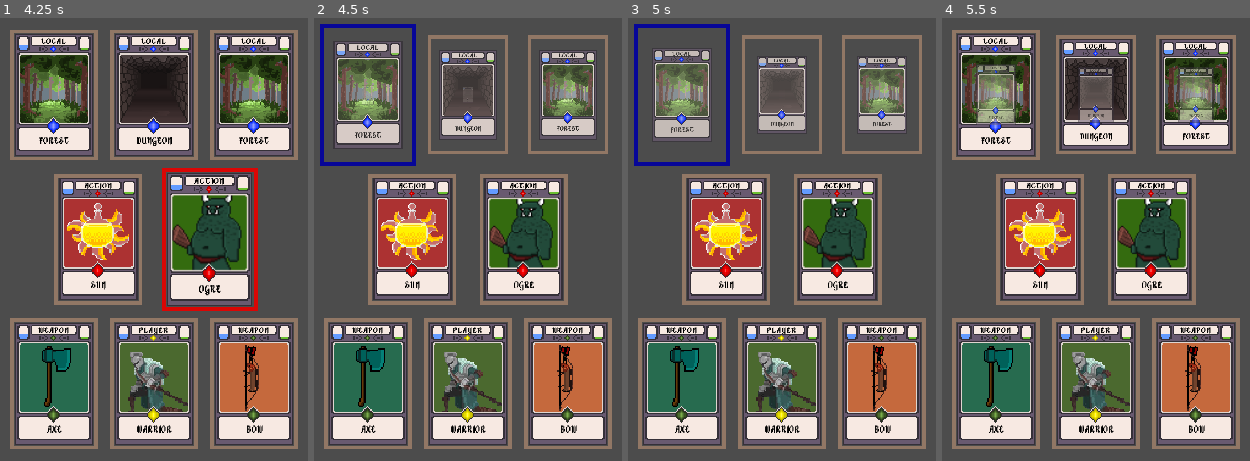
Above: before the commit, frames 1-4 (left to right).
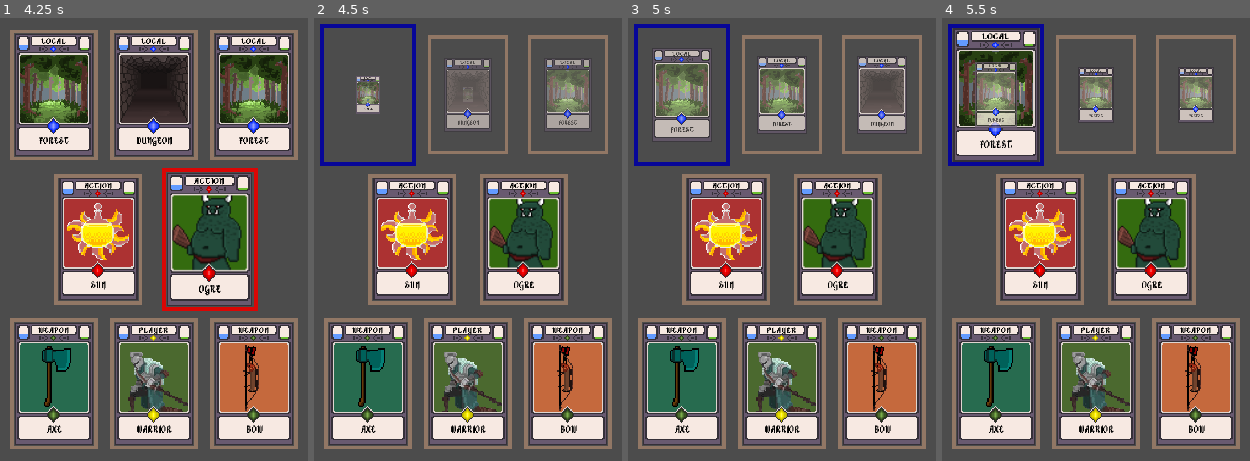
Above: after the commit, the same moments.

Repository: kdds22/Crawler-Card-RPG
Game: Godot game, scene res://scenes/MainCore.tscn
Same seed, same stepped clock (60 frames per second), same inputs: the game is played once before the commit and once after it.
Inputs (mouse positions are in pixels of both pictures, inside the frame that each line leads up to):
- Up to frame 1 (4.25 s): move the mouse to (154, 381) at 0.52 s; press the mouse at (154, 381) at 0.53 s; tap Enter at 1.25, 2.75 s; move the mouse to (55, 381) at 1.27 s; release the mouse at (55, 381) at 1.28 s; click (55, 381) at 1.35 s; tap Space at 2, 3.5 s; move the mouse to (252, 381) at 2.02 s; press the mouse at (252, 381) at 2.03 s; move the mouse to (98, 239) at 2.77 s; release the mouse at (98, 239) at 2.78 s; click (98, 239) at 2.85 s; move the mouse to (209, 239) at 3.52 s; press the mouse at (209, 239) at 3.53 s
- Up to frame 2 (4.5 s): tap Enter at 4.25 s; move the mouse to (369, 93) at 4.27 s; release the mouse at (369, 93) at 4.28 s; click (369, 93) at 4.35 s
- Up to frame 3 (5 s): no input
- Up to frame 4 (5.5 s): move the mouse to (997, 93) at 5.02 s; press the mouse at (997, 93) at 5.03 s

Frame 1 is identical in both runs. In frame 2, 9.6% of the frame differs, in the area x 6-92%, y 5-30%; in frame 3, 2.2%; in frame 4, 17%, in the area x 1-95%, y 1-34%.

Commit message:
Progresso na escolha da Carta-Local /3 - Correcao de Bugs - Otimizacao de Codigo ao remover uma carta do tabuleiro - Carta-Local agora possui Animacoes de Fade IN/OUT

Diff:
--- a/scenes/CardBase.tscn
+++ b/scenes/CardBase.tscn
@@ -31,7 +31,7 @@
 "times": PoolRealArray( 0, 0.7 ),
 "transitions": PoolRealArray( 1, 1 ),
 "update": 0,
-"values": [ Vector2( 1, 1 ), Vector2( 1e-005, 1e-005 ) ]
+"values": [ Vector2( 1e-005, 1e-005 ), Vector2( 1.5, 1.5 ) ]
 }
 tracks/1/type = "value"
 tracks/1/path = NodePath(".:modulate")
@@ -40,7 +40,7 @@
 tracks/1/imported = false
 tracks/1/enabled = true
 tracks/1/keys = {
-"times": PoolRealArray( 0, 0.7 ),
+"times": PoolRealArray( 0, 0.5 ),
 "transitions": PoolRealArray( 1, 1 ),
 "update": 0,
 "values": [ Color( 1, 1, 1, 1 ), Color( 1, 1, 1, 0 ) ]
@@ -60,6 +60,48 @@
 } ]
 }
 
+[sub_resource type="Animation" id=6]
+resource_name = "out_2"
+length = 0.5
+tracks/0/type = "value"
+tracks/0/path = NodePath(".:scale")
+tracks/0/interp = 1
+tracks/0/loop_wrap = true
+tracks/0/imported = false
+tracks/0/enabled = true
+tracks/0/keys = {
+"times": PoolRealArray( 0, 0.4 ),
+"transitions": PoolRealArray( 1, 1 ),
+"update": 0,
+"values": [ Vector2( 1, 1 ), Vector2( 1e-005, 1e-005 ) ]
+}
+tracks/1/type = "value"
+tracks/1/path = NodePath(".:modulate")
+tracks/1/interp = 1
+tracks/1/loop_wrap = true
+tracks/1/imported = false
+tracks/1/enabled = true
+tracks/1/keys = {
+"times": PoolRealArray( 0, 0.3 ),
+"transitions": PoolRealArray( 1, 1 ),
+"update": 0,
+"values": [ Color( 1, 1, 1, 1 ), Color( 1, 1, 1, 0 ) ]
+}
+tracks/2/type = "method"
+tracks/2/path = NodePath(".")
+tracks/2/interp = 1
+tracks/2/loop_wrap = true
+tracks/2/imported = false
+tracks/2/enabled = true
+tracks/2/keys = {
+"times": PoolRealArray( 0.5 ),
+"transitions": PoolRealArray( 1 ),
+"values": [ {
+"args": [  ],
+"method": "queue_free"
+} ]
+}
+
 [sub_resource type="Animation" id=5]
 resource_name = "start"
 tracks/0/type = "value"
@@ -88,7 +130,6 @@
 }
 
 [node name="CardBase" type="RigidBody2D"]
-modulate = Color( 1, 1, 1, 0 )
 scale = Vector2( 1e-005, 1e-005 )
 input_pickable = true
 mode = 1
@@ -190,6 +231,7 @@
 [node name="Anim" type="AnimationPlayer" parent="."]
 autoplay = "start"
 anims/out = SubResource( 4 )
+anims/out_2 = SubResource( 6 )
 anims/start = SubResource( 5 )
 [connection signal="mouse_entered" from="." to="." method="_on_CardBase_mouse_entered"]
 [connection signal="mouse_exited" from="." to="." method="_on_CardBase_mouse_exited"]
--- a/scripts/CardBase.gd
+++ b/scripts/CardBase.gd
@@ -20,13 +20,6 @@
 # =====================================================
 # Fim da Propriedade das Cartas
 # =====================================================
-
-
-func call_anim():
-	$Anim.play("out")
-	yield($Anim, "animation_finished")
-	queue_free()
-	pass
 
 
 var focused = false # usado pra indicar uma carta
@@ -92,8 +85,8 @@
 func _input(event):
 	if event.is_action_pressed("click"):
 		if focused and event is InputEventMouseButton:
-			print()
-			print("Tipo: " + card_type + " - Nome: " + card_name + " - Grupos: " , self.get_groups())
+#			print("______________ Input CARD _______________")
+#			print("Tipo: " + card_type + " - Nome: " + card_name + " - Grupos: " , self.get_groups())
 			if card_type == "Local":
 				get_node("../../..").card_clicked(self) # MainCore.gd
 #			print(event)
@@ -105,7 +98,8 @@
 func _ready() -> void:
 	for i in self.get_groups():
 		if i != 'root_canvas131' and i != '_vp_input1118':
-			print(card_name, " Pertence ao Grupo -> "+i)
+#			print(card_name, " Pertence ao Grupo -> "+i)
+			pass
 
 	pass # func _ready
 
@@ -195,7 +189,6 @@
 # Referencia a Carta que esta sendo FOCADA
 func _on_CardBase_mouse_entered() -> void:
 	focused = true
-#	print(focused)
 	get_parent().scale = Vector2(1.2,1.2)
 	get_parent().self_modulate = my_moldure_color
 
@@ -205,8 +198,17 @@
 # Referencia a Carta que esta sendo "DES"FOCADA
 func _on_CardBase_mouse_exited() -> void:
 	focused = false
-#	print(focused)
 	get_parent().scale = Vector2(1.1,1.1)
 	get_parent().self_modulate = Color(1,1,1)
 
 	pass # Replace with function body.
+
+
+# Ativa uma ANIMAÇÂO de IN-OUT na carta, prestes a ser excluida do jogo
+func call_anim_out() -> void:
+	if focused:
+		$Anim.play("out")
+	else:
+		$Anim.play("out_2")
+
+	pass # func call_anim_out
--- a/scripts/MainCore.gd
+++ b/scripts/MainCore.gd
@@ -7,8 +7,6 @@
 
 #### Index das Local_Cards
 onready var all_local_index = [5,6,7]
-
-
 
 
 
@@ -30,7 +28,7 @@
 	var pos_group = str(pos_table.get_groups()[0])
 	var card_base = pre_card_base.instance()
 #	card_base.position = pos_table.position
-	var card_config = CardManager.get_card_type(pos_group, pos_table.get_index(), false)
+	var card_config = CardManager.get_card_type_start(pos_group, pos_table.get_index(), false)
 
 	card_base.set_card_atributes(card_config)
 	card_base.add_to_group(str(pos_table.get_groups()[0]))
@@ -48,9 +46,8 @@
 	var new_card : Array
 	if info["Type"] == "Local":
 		new_card = CardManager.local_card_clicked(info, card.get_parent(), card.focused)
-		print("N O V A   C A R T A ====> ",new_card)
+#		print("N O V A   C A R T A ====> ",new_card)
 		for i in len(new_card):
-
 			add_new_card(new_card[i], card.get_parent(), new_card[i]["Index"])
 
 	pass # func card_clicked
@@ -59,16 +56,18 @@
 # Adiciona uma Carta na Mesa
 func add_new_card(card : Dictionary, pos_table : Sprite, index : int):
 	call_new_locals()
-	print(card)
+
+	print()
+
 	if card["Type"] == "Local":
-		print("entrei pra por a carta")
 		var card_base = pre_card_base.instance()
 		card_base.set_info_card(card)
 #		$CardsTable.get_child(pos_table.get_index()).add_child(card_base)
-		print("Index da Nova Carta: ", card["Index"])
+#		print("Index da Nova Carta: ", card["Index"])
 #		pos_table.add_child(card_base)
 		$CardsTable.get_child(index).add_child(card_base)
 
+		print()
 
 	pass # func add_new_card
 
@@ -76,18 +75,20 @@
 # Remove a Carta da Mesa
 func remove_card(card : RigidBody2D) -> void:
 	if card.card_type == "Local":
-		card.focused = false
+#		card.focused = false
 		card.get_parent().scale = Vector2(1,1)
 		card.get_parent().self_modulate = Color(1,1,1)
-		card.get_node("Anim").play("out")
-		yield(card.get_node("Anim"), "animation_finished")
-		print(card.get_info_card())
+		card.call_anim_out()
+#		card.get_node("Anim").play("out")
+#		yield(card.get_node("Anim"), "animation_finished")
 
 	pass # func remove_Card
 
 
 
-func call_new_locals():
+# funcao criada pra chamar Novas CARTAS-LOCAIS
+func call_new_locals() -> void:
 	for i in CardManager.ref_move:
 		remove_card($CardsTable.get_child(CardManager.ref_move[i]["Index"]).get_child(0))
-	pass
+
+	pass # func call_new_locals
--- a/scripts/global/CardManager.gd
+++ b/scripts/global/CardManager.gd
@@ -42,7 +42,7 @@
 
 
 # retorna um VECTOR2 com uma IMAGEM, o TIPO e um NOME para um especifico tipo de Carta
-func get_card_type(value : String, index : int, change : bool):
+func get_card_type_start(value : String, index : int, change : bool):
 
 	# Retorna uma ARMA
 	if value == "leftArm" or value == "rightArm":
@@ -60,7 +60,7 @@
 
 	# Retorna um LOCAL [Floresta ou Dungeon]
 	if value == "leftMove" or value == "rightMove" or value == "middleMove":
-		return random_local(index, value, change)
+		return start_random_local(index, value, change)
 
 		pass # if value Move
 
@@ -68,6 +68,7 @@
 	# Retorna um personagem [Guerreiro, Mago, Ladino], setado previamente numa variavel Global
 	if value == "player":
 		return random_player(index, value, change)
+
 		pass # if value player
 
 	pass # func get_card_type
@@ -75,7 +76,7 @@
 
 
 ##################################################################
-# Array_Default = [Tipo, Nome, Imagem, Powe, Distance_Goal,
+# Array_Default = [Tipo, Nome, Imagem, Group, Power, Distance_Goal,
 #					Description, Distance_Special_Item, Has_Item
 #					Moldure_Color, Index]
 ##################################################################
@@ -83,10 +84,10 @@
 	Power : int, Description : String, Has_Item : bool, Moldure_Color : Color,
 	Index : int, Distance_Goal : int, Distance_Special_Item : int) -> Dictionary:
 
-	return {"Type" : Type, "Name" : Name, "Image" : Imagem,
-	"Power" : Power, "Distance_Goal" : Distance_Goal, "Description" : Description,
-	"Distance_Special_Item" : Distance_Special_Item, "Has_Item" : Has_Item,
-	"Moldure_Color" : Moldure_Color, "Index" : Index, "Group" : Group}
+	return {"Type" : Type, "Name" : Name, "Image" : Imagem, "Group" : Group,
+	"Power" : Power, "Description" : Description, "Has_Item" : Has_Item,
+	"Moldure_Color" : Moldure_Color, "Index" : Index,
+	"Distance_Goal" : Distance_Goal, "Distance_Special_Item" : Distance_Special_Item}
 
 ##################################################################
 ##################################################################
@@ -106,6 +107,7 @@
 		image = image_item_weapon[1]
 
 	var weapon = return_card_info(type, name, image, group, 0, "", false, Color(.05,1.5,.05,1), index, 0, 0)
+	#Tipo, Nome, Imagem, Group, Power, Description, Has_Item, Moldure_Color, Index, Distance_Goal, Distance_Special_Item
 
 	match group:
 		"leftArm" : ref_left_arm = weapon
@@ -136,6 +138,7 @@
 			image = image_action_potion[1]
 
 	var action = return_card_info(type, name, image, group, 0, "", false, Color(1.5,.05,.05,1), index, 0, 0)
+	#Tipo, Nome, Imagem, Group, Power, Description, Has_Item, Moldure_Color, Index, Distance_Goal, Distance_Special_Item
 
 	match group:
 		"leftAction" : ref_left_action = action
@@ -147,12 +150,14 @@
 	# func random_action
 
 
-# Retorna um Local aleatorio
-func random_local(index : int, group : String, change : bool) -> Dictionary:
+# Retorna um Local aleatorio INICIAL
+func start_random_local(index : int, group : String, change : bool) -> Dictionary:
+
 	var type := "Local"
 	var name : String
 	var image : String
-	var local_chance = CoreSystemManager.get_chance()
+	var local_chance : int
+	local_chance = CoreSystemManager.get_chance()
 	if local_chance < 50:
 		name = "Dungeon"
 		image = image_local[0]
@@ -161,16 +166,17 @@
 		image = image_local[1]
 
 	var local = return_card_info(type, name, image, group, 0, "", false, Color(.05,.05,1.5,1), index, 0, 0)
+	#Tipo, Nome, Imagem, Group, Power, Description, Has_Item, Moldure_Color, Index, Distance_Goal, Distance_Special_Item
 
 	match group:
 		"rightMove" : ref_move["ref_right_move"] = local
 		"leftMove" : ref_move["ref_left_move"] = local
 		"middleMove" : ref_move["ref_middle_move"] = local
-	print()
-#	print("Local Referencias: ", ref_move["ref_right_move"], " - ", ref_move["ref_left_move"], " - ", ref_move["ref_middle_move"])
+
+	print()
 
 	return local
-	# func random_local
+	# func start_random_local
 
 
 # Retorna um Personagem Aleatório
@@ -184,6 +190,7 @@
 		image = image_player[0]
 
 	var player = return_card_info(type, name, image, group, 0, "", false, Color(1.5,1.5,.05,1), index, 0, 0)
+	#Tipo, Nome, Imagem, Group, Power, Description, Has_Item, Moldure_Color, Index, Distance_Goal, Distance_Special_Item
 
 	ref_player = player
 	print()
@@ -193,44 +200,69 @@
 	# func random_player
 
 
+# Retorna um Local aleatorio se puder
+func random_local(info : Dictionary, change : bool) -> Dictionary:
+#func random_local(index : int, group : String, change : bool) -> Dictionary:
+
+	var type := "Local"
+	var name : String
+	var image : String
+	var local_chance : int
+
+	if change:
+		local_chance = CoreSystemManager.get_chance()
+		if local_chance < 50:
+			name = "Dungeon"
+			image = image_local[0]
+		elif local_chance >= 50:
+			name = "Forest"
+			image = image_local[1]
+	else:
+		name = CoreSystemManager.actual_card_local["Name"]
+		image = CoreSystemManager.actual_card_local["Image"]
+	var local = return_card_info(type, name, image, info["Group"], 0, "", false, Color(.05,.05,1.5,1), info["Index"], 0, 0)
+	#Tipo, Nome, Imagem, Group, Power, Description, Has_Item, Moldure_Color, Index, Distance_Goal, Distance_Special_Item
+
+	match info["Group"]:
+		"rightMove" : ref_move["ref_right_move"] = local
+		"leftMove" : ref_move["ref_left_move"] = local
+		"middleMove" : ref_move["ref_middle_move"] = local
+
+	print()
+
+	return local
+	# func random_local
+
+
 # Chamado ao clicar em uma Carta de Movimentação (LOCAL)
 func local_card_clicked(value : Dictionary, pos_table : Sprite, focused : bool) -> Array:
 
 	var return_array_local : Array = []
 	var return_local : Dictionary = {}
-	var actual_card_info : Dictionary
-
-	var j = 0
-
-	return_array_local.clear()
 
 	for i in ref_move:
 		return_local = {}
-		print(i," / ref_move")
+
 		var pre_local_change = CoreSystemManager.set_actual_local_card(value)
-		print("Local Change?  ",pre_local_change)
-
+		print("Pre_local_change >>>>> ",pre_local_change)
 		if pre_local_change:
+#		if CoreSystemManager.set_actual_local_card(value):
 			var local_or_item = CoreSystemManager.get_local_or_item()
 
 			if local_or_item == "Local":
-				return_local = random_local(ref_move[i]["Index"], ref_move[i]["Group"], true)
+#				return_local = random_local(ref_move[i]["Index"], ref_move[i]["Group"], true)
+				return_local = random_local(ref_move[i], true)
 			elif local_or_item == "Item": # chamar um ITEM ao inves de um LOCAL (futuramente)
-				return_local = random_local(ref_move[i]["Index"], ref_move[i]["Group"], true)
+#				return_local = random_local(ref_move[i]["Index"], ref_move[i]["Group"], true)
+				return_local = random_local(ref_move[i], true)
 
 		else:
-#			value["Index"] = pos_table.get_index()
-#			value["Index"] = ref_move[i]["Index"]
-#			value["Group"] = ref_move[i]["Group"]
 			value = ref_move[i]
-#			value = ref_move[i]
-
-			print(ref_move[i]["Name"], " >> ",ref_move[i]["Index"], " >> ", value["Index"])
-			return_local  = value
-			print("Return Local ----> ",return_local["Index"], " - ", return_local["Name"], " - ", return_local["Group"])
+#			return_local  = value
+			return_local = random_local(ref_move[i], false)
+#			return_local = random_local(ref_move[i]["Index"], ref_move[i]["Group"], false)
 
 		return_array_local.append(return_local)
 
-	j += 1
-
+	print("----------------------------------------- tamanho do array_card: ", len(return_array_local))
 	return return_array_local # func local_card_clicked
--- a/scripts/global/CoreSystemManager.gd
+++ b/scripts/global/CoreSystemManager.gd
@@ -10,7 +10,7 @@
 
 
 ############# Actual Cards #############
-var actual_card_local : String
+var actual_card_local : Dictionary
 ############# Actual Cards #############
 
 
@@ -36,8 +36,10 @@
 # SETa qual é a Carta de Movimentação Atual
 # Contador de Local_Cards
 func set_actual_local_card(value : Dictionary) -> bool:
-	actual_card_local = value["Name"]
-	print("actual_card_local: ",actual_card_local)
+	actual_card_local = value
+	print("actual_card_local: ",actual_card_local["Name"],
+		" ----------- ", actual_card_local["Image"],
+		" ----------- ", actual_card_local["Index"])
 	local_qtd += 1
 	if local_qtd >= LOCAL_MAX:
 		local_qtd = 0
Not shown: 1 places in scenes/CardBase.tscn that only renumber resources
